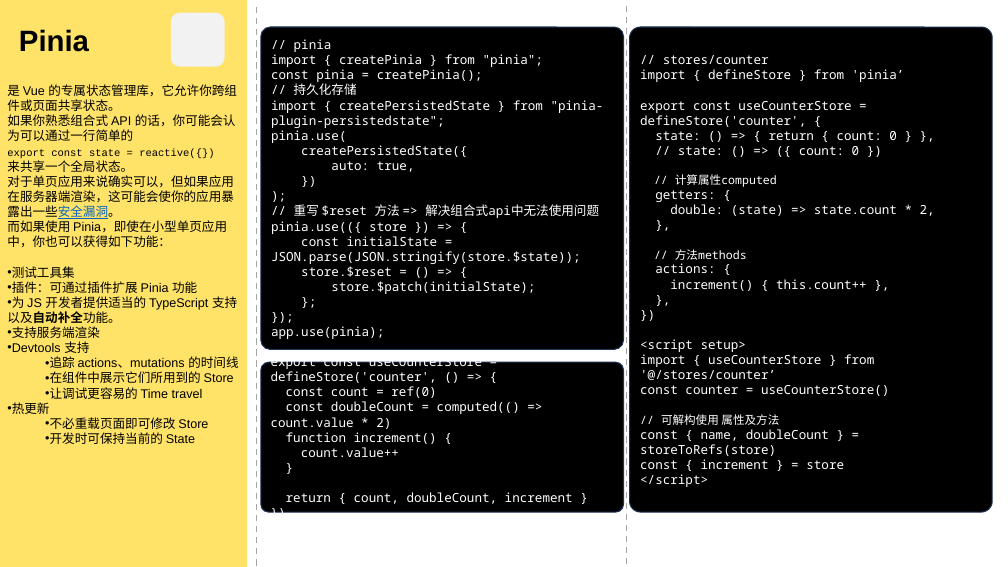
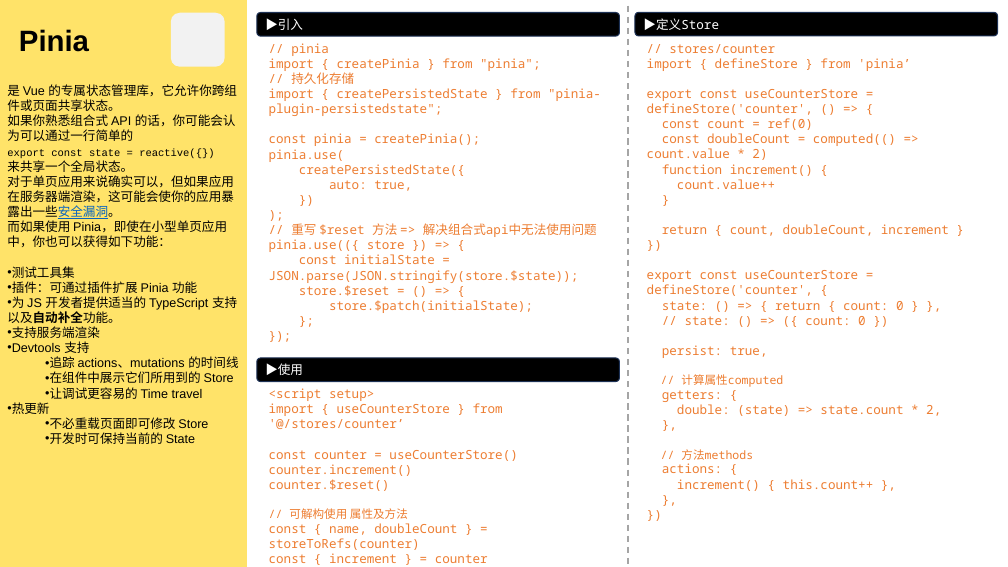
Before and after one commit to ColaLovingCat/vue_template, a slide deck: slide 2 of public/docs/StudyCards.pptx. Drawn at 1008x567 pixels with LibreOffice and Linux fonts; fonts in the diff are those of the drawing. Boxes give left, top, right and bottom in pixels: in the first picture for what was removed or moved away, otherwise in the second. Text is boxed around its words. In the diff, an @@ line names an element or a change of style, - is before the commit and + after.

```diff
--- a/public/docs/StudyCards.pptx
+++ b/public/docs/StudyCards.pptx
@@ line removed from (256, 7) to (256, 566) @@
@@ rounded rectangle added at [257,13,620,36], fill #000000, outline #1E3256 1 pt, 12 pt, text #FFFFFF @@
+▶引入
@@ rounded rectangle added at [635,12,998,36], fill #000000, outline #1E3256 1 pt, 12 pt, text #FFFFFF @@
+▶定义Store
@@ text "// pinia": place and size @@
-text "// pinia" at [261,27,624,349]
+text "// pinia" at [269,43,601,313]
@@ text "// pinia" at [269,43,601,313]: vertical alignment middle to top; fill #000000 to none; outline #1E3256 1 pt to none @@
@@ text at [269,43,601,313]: text colour #FFFFFF to #ED7D31 @@
@@ text "// stores/counter" at [647,44,949,491]: vertical alignment middle to top; fill #000000 to none; outline #1E3256 1 pt to none @@
@@ text "// stores/counter": place and size @@
-text "// stores/counter" at [630,27,993,513]
+text "// stores/counter" at [647,44,949,491]
@@ text at [647,44,941,491]: text colour #FFFFFF to #ED7D31 in "// stores/counter", "import { defineStore } from 'pinia’", "export const useCounterStore = defineStore('counter', {", "state: () => { return { count: ..." and 10 more places @@
@@ text at [271,69,483,82]: paragraph removed @@
-const pinia = createPinia();
@@ text at [647,89,949,236]: paragraphs added @@
+export const useCounterStore = defineStore('counter', () => {
+const count = ref(0)
+const doubleCount = computed(() => count.value * 2)
+function increment() {
+count.value++
+}
+return { count, doubleCount, increment }
+})
@@ text at [269,133,480,146]: paragraph added @@
+const pinia = createPinia();
@@ rounded rectangle added at [257,358,620,382], fill #000000, outline #1E3256 1 pt, 12 pt, text #FFFFFF @@
+▶使用
@@ text at [640,339,889,487]: paragraphs removed @@
-<script setup>
-import { useCounterStore } from '@/stores/counter’
-const counter = useCounterStore()
-// 可解构使用 属性及方法
-const { name, doubleCount } = storeToRefs(store)
-const { increment } = store
-</script>
@@ text at [662,345,768,358]: paragraph added @@
+persist: true,
@@ rounded rectangle removed at [261,362,624,512] @@
-export const useCounterStore = defineStore('counter', () => {
-const count = ref(0)
-const doubleCount = computed(() => count.value * 2)
-function increment() {
-count.value++
-}
-return { count, doubleCount, increment }
-})
@@ text added at [269,388,517,563], 12 pt, text #ED7D31 @@
+<script setup>
+import { useCounterStore } from '@/stores/counter’
+const counter = useCounterStore()
+counter.increment()
+counter.$reset()
+// 可解构使用 属性及方法
+const { name, doubleCount } = storeToRefs(counter)
+const { increment } = counter
+</script>
```
Also in this commit, not shown: 1 other slide changed, 2 slides added, 1 slide removed, 4 other files.
